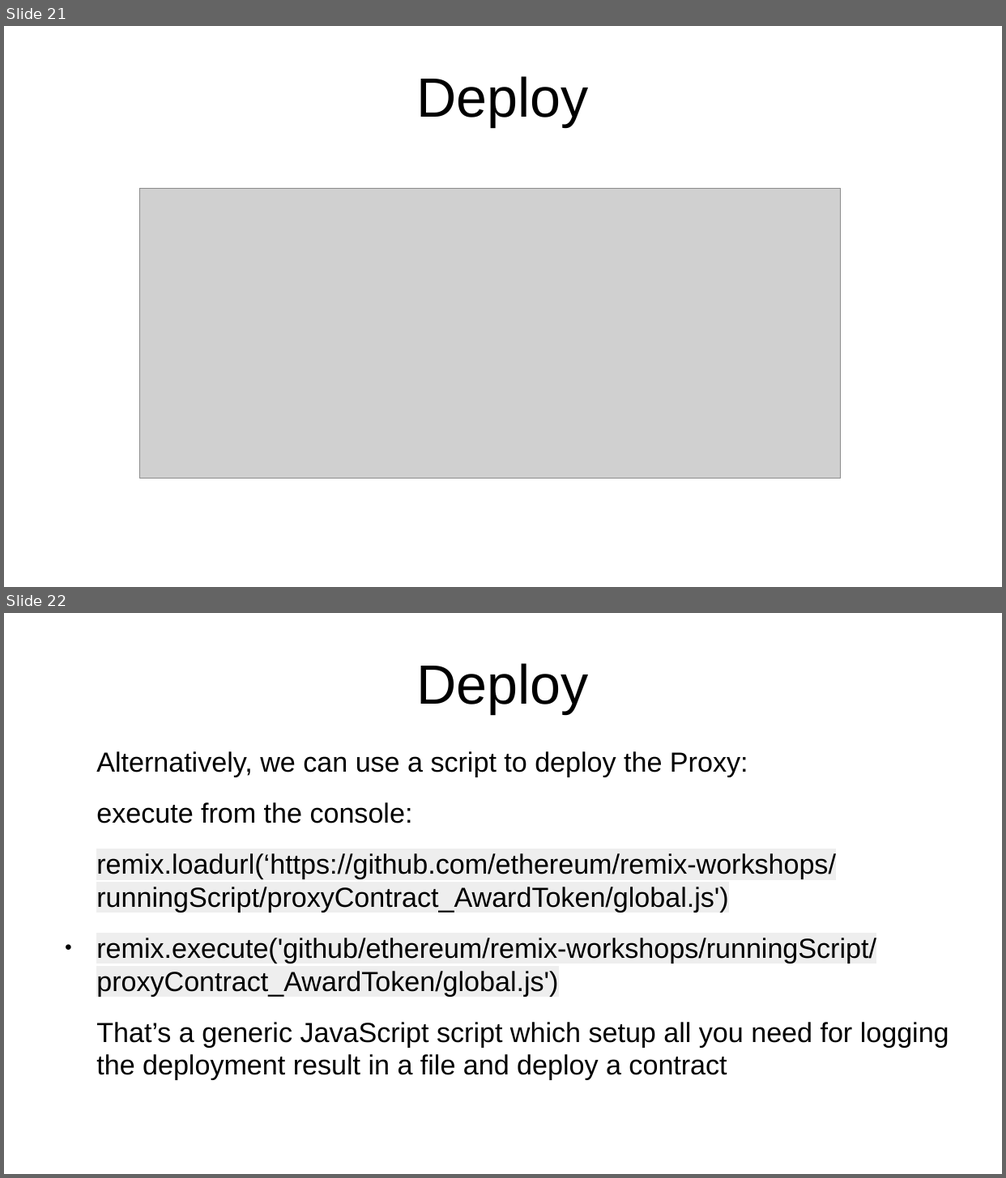
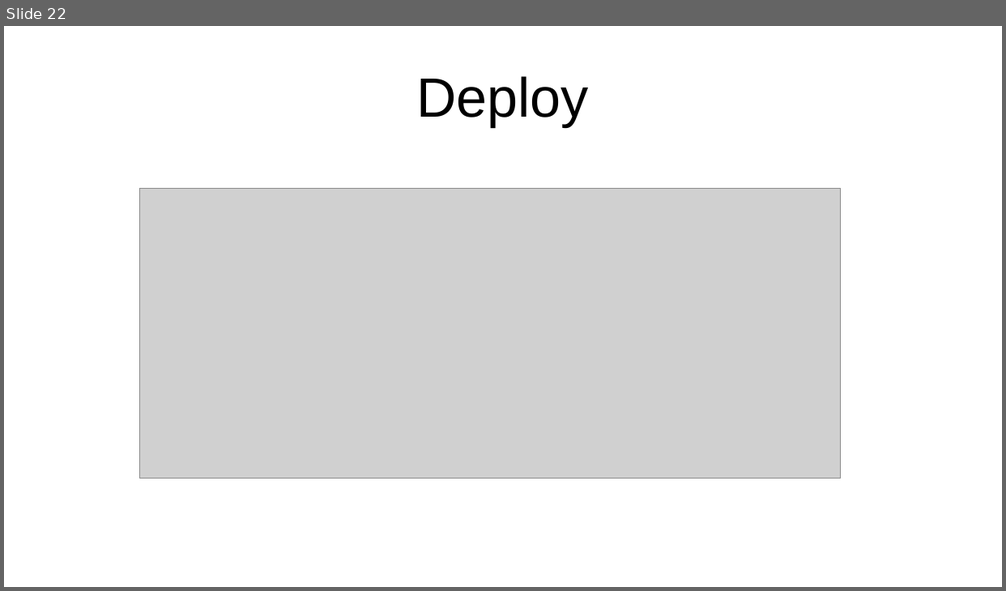
Before and after one commit to ethereum/remix-workshops, a slide deck: runningScript/proxyContract_AwardToken/ProxyContract.odp. Shown one above the other, each under a label of ours: slides 21 and 22 before the commit, slide 22 after it. The pictures are 1006x1178 and 1006x591 pixels, drawn with LibreOffice and Linux fonts; fonts in the diff are those of the drawing; grey boxes stand for pictures. Boxes give left, top, right and bottom in pixels: in the first picture for what was removed or moved away, otherwise in the second. Text is boxed around its words. In the diff, an @@ line names an element or a change of style, - is before the commit and + after.

```diff
--- a/runningScript/proxyContract_AwardToken/ProxyContract.odp
+++ b/runningScript/proxyContract_AwardToken/ProxyContract.odp
@@ slide 22 removed at [4,613,1002,1174], background #FFFFFF @@
@@ title removed at [417,663,589,714] @@
-Deploy
@@ text removed at [96,752,949,1080] @@
-Alternatively, we can use a script to deploy the Proxy:
-execute from the console:
-remix.loadurl(‘https://github.com/ethereum/remix-workshops/runningScript/proxyContract_AwardToken/global.js')
-● remix.execute('github/ethereum/remix-workshops/runningScript/proxyContract_AwardToken/global.js')
-That’s a generic JavaScript script which setup all you need for logging the deployment result in a file and deploy a contract
@@ what was slide 21 is now slide 22 @@
```
Also in this commit, not shown: 11 slides changed, 1 slide added, 4 other slides removed, 2 other files.
